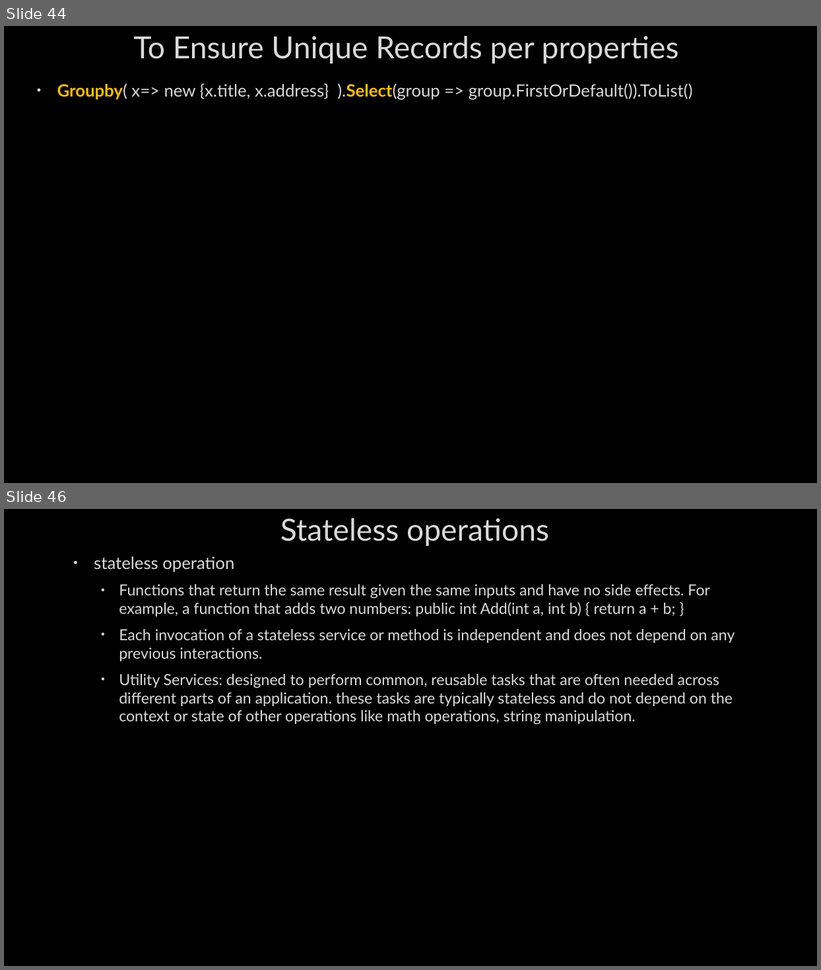
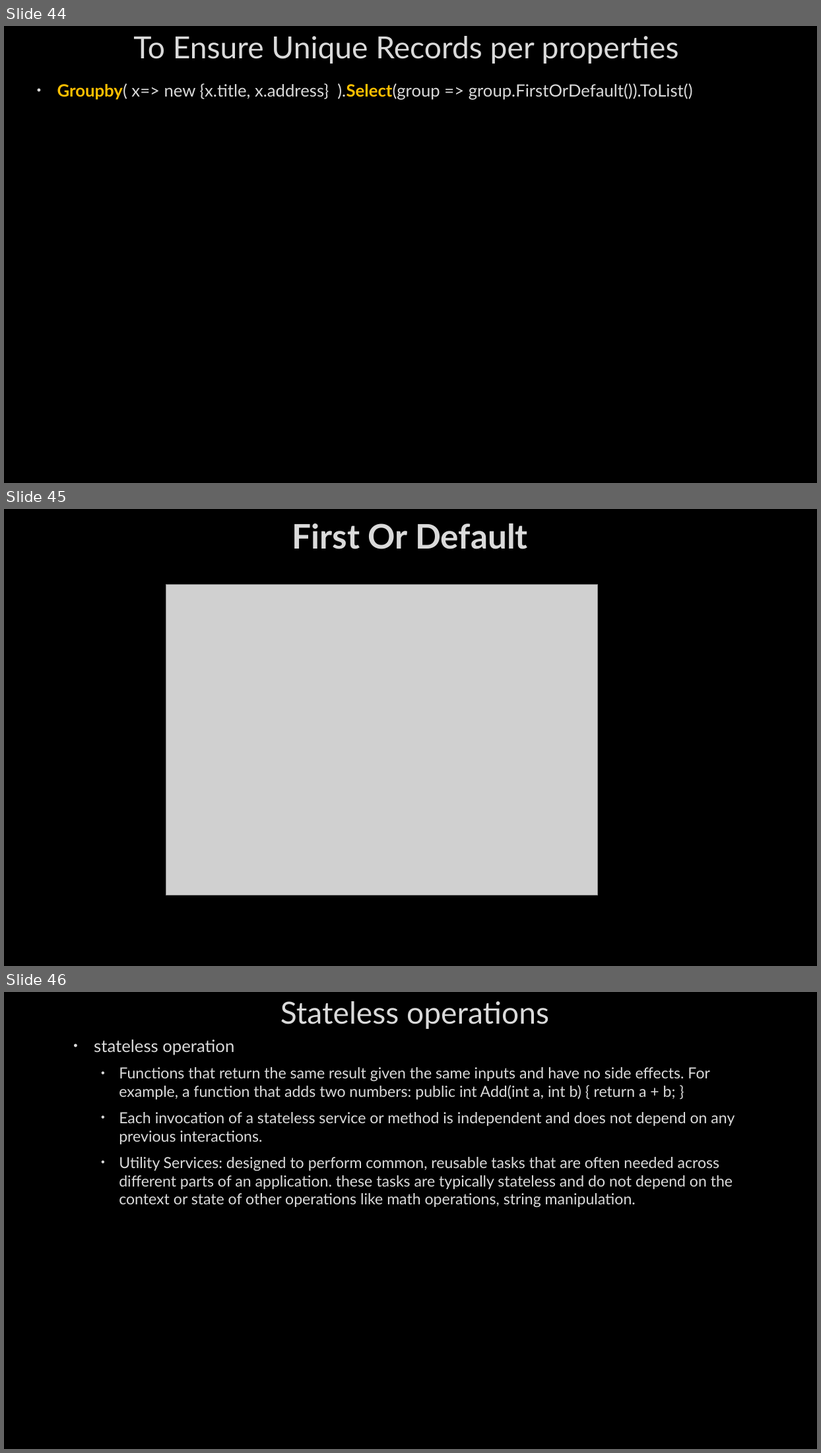
Before and after one commit to AhmedMohamedSamir1/Summary, a slide deck: Dot Net/1_C#, LINQ, EF,OOP&Solid.pptx. Shown one above the other, each under a label of ours: slides 44 and 46 before the commit, slides 44, 45 and 46 after it; the slides between them are not shown. The pictures are 821x970 and 821x1453 pixels, drawn with LibreOffice and Linux fonts; fonts in the diff are those of the drawing; grey boxes stand for pictures; background and template pictures are left out. Boxes give left, top, right and bottom in pixels: in the first picture for what was removed or moved away, otherwise in the second. Text is boxed around its words. In the diff, an @@ line names an element or a change of style, - is before the commit and + after.

```diff
--- a/Dot Net/1_C#, LINQ, EF,OOP&Solid.pptx
+++ b/Dot Net/1_C#, LINQ, EF,OOP&Solid.pptx
@@ slide 45 added at <box>4,509,817,966</box>, background picture (left out) @@
@@ title added at <box>292,524,528,549</box>, 40 pt, text #DADADA, bold @@
+First Or Default
@@ picture added at <box>166,584,598,895</box> @@
```
Also in this commit, not shown: 2 slides changed, 13 other slides added, 1 slide removed, 4 other files.
